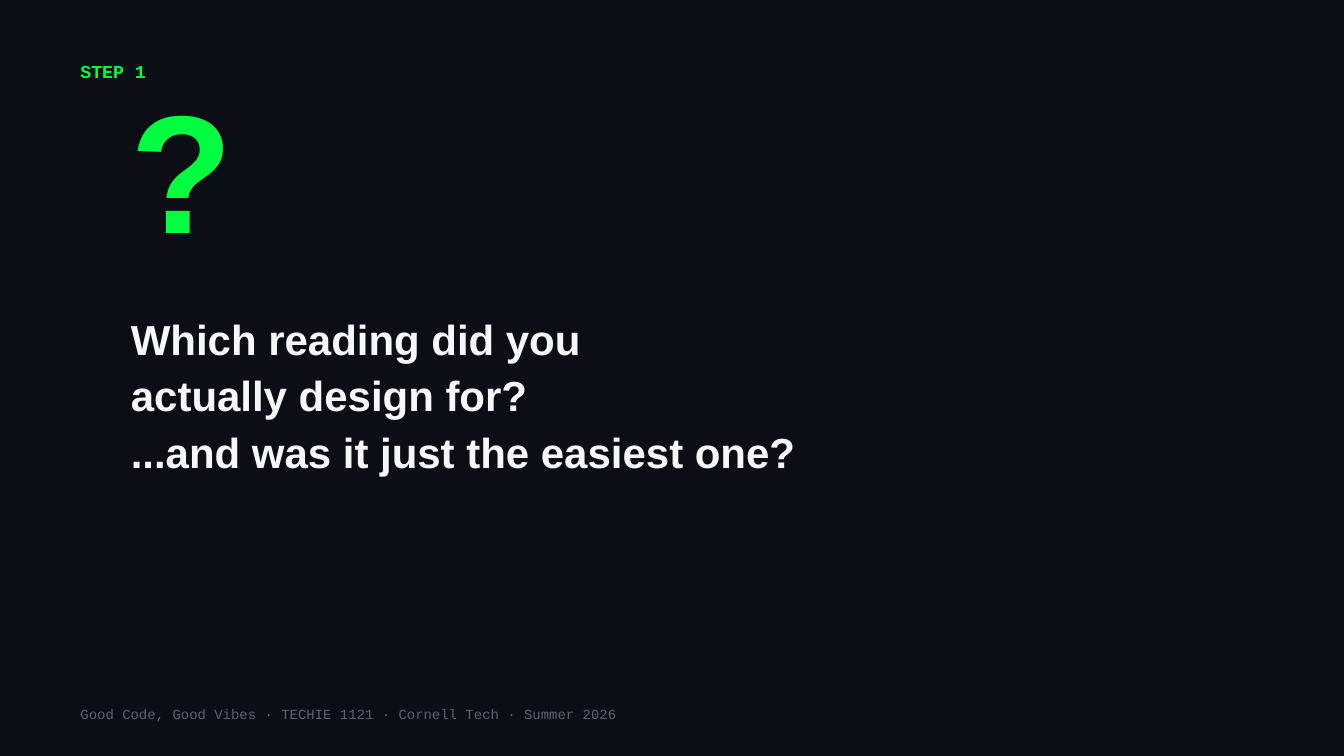
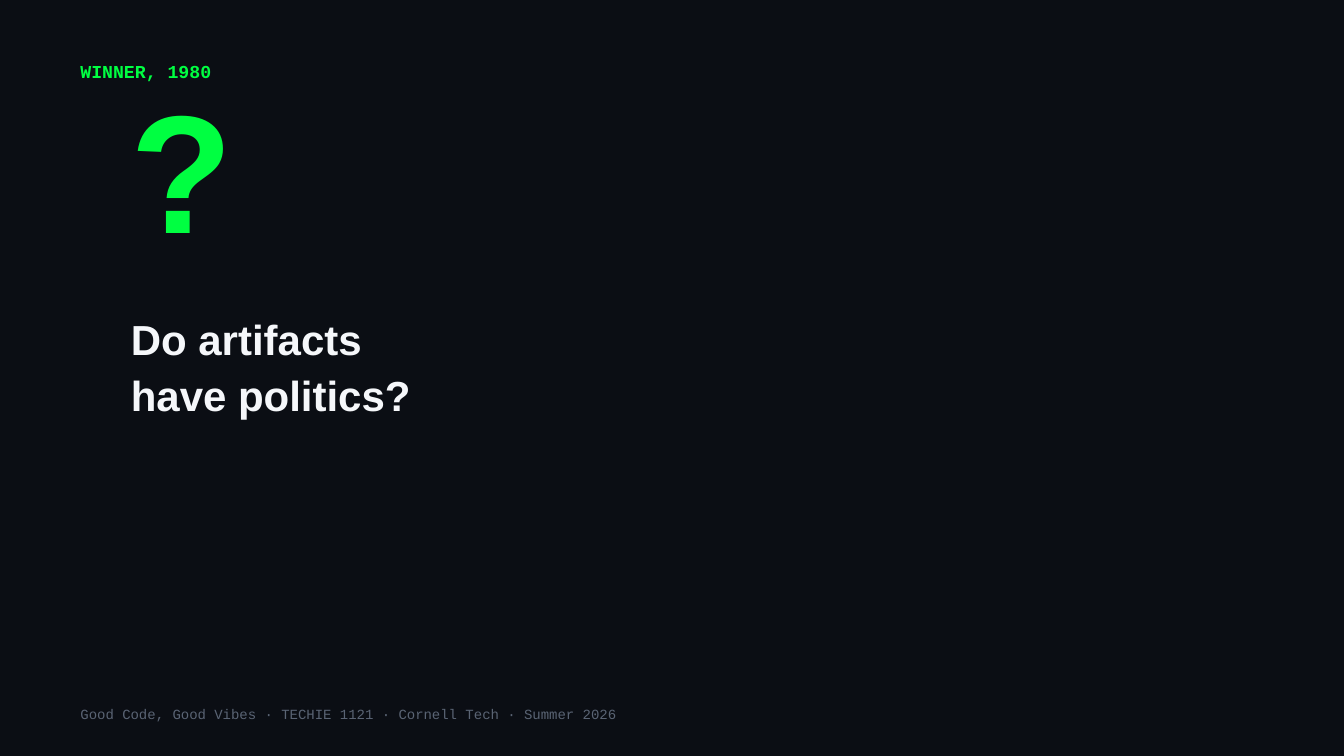
Before and after one commit to Cornell-Tech-Vibe-Coding-Summer-2026/website, a slide deck: slide 4 of slides/Week3-Tue-User-Testing-II.pptx (slide 6 before the commit). Drawn at 1344x756 pixels with LibreOffice and Linux fonts; fonts in the diff are those of the drawing. Boxes give left, top, right and bottom in pixels: in the first picture for what was removed or moved away, otherwise in the second. Text is boxed around its words. In the diff, an @@ line names an element or a change of style, - is before the commit and + after.

```diff
--- a/slides/Week3-Tue-User-Testing-II.pptx
+++ b/slides/Week3-Tue-User-Testing-II.pptx
@@ text at bbox=[80, 66, 212, 82]: text changed @@
-STEP 1
+WINNER, 1980
@@ text at bbox=[131, 324, 410, 420]: text changed @@
-Which reading did you
-actually design for?
-...and was it just the easiest one?
+Do artifacts
+have politics?
```
Also in this commit, not shown: 14 other slides changed, 16 slides added, 3 slides removed, 12 other files.
